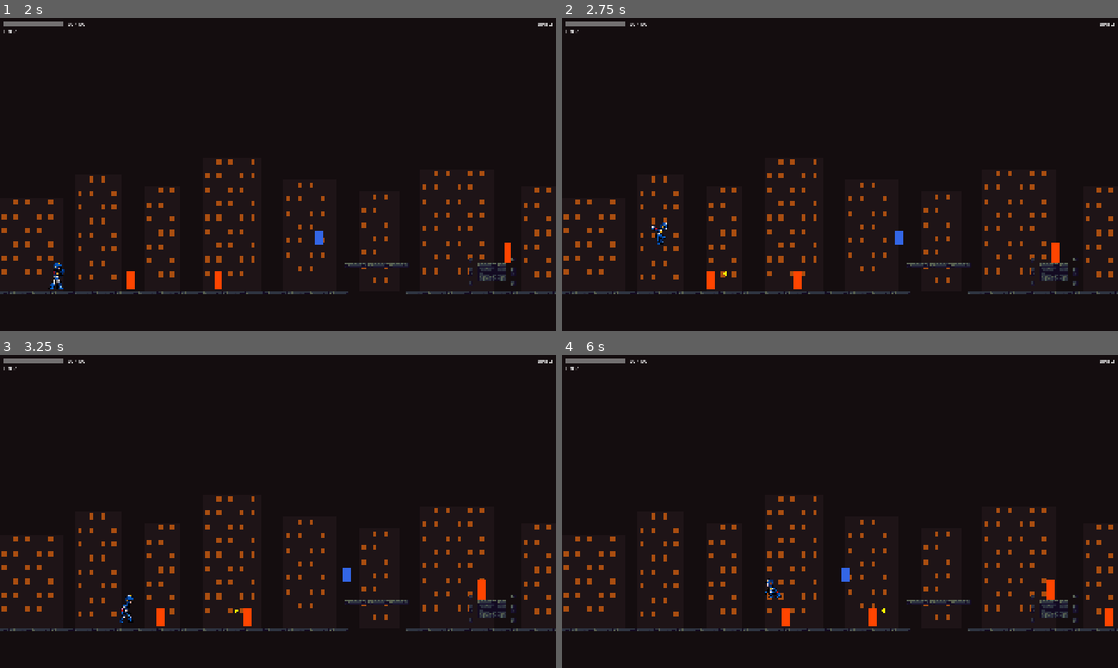
Above: before the commit, frames 1-4 (two rows, left to right).
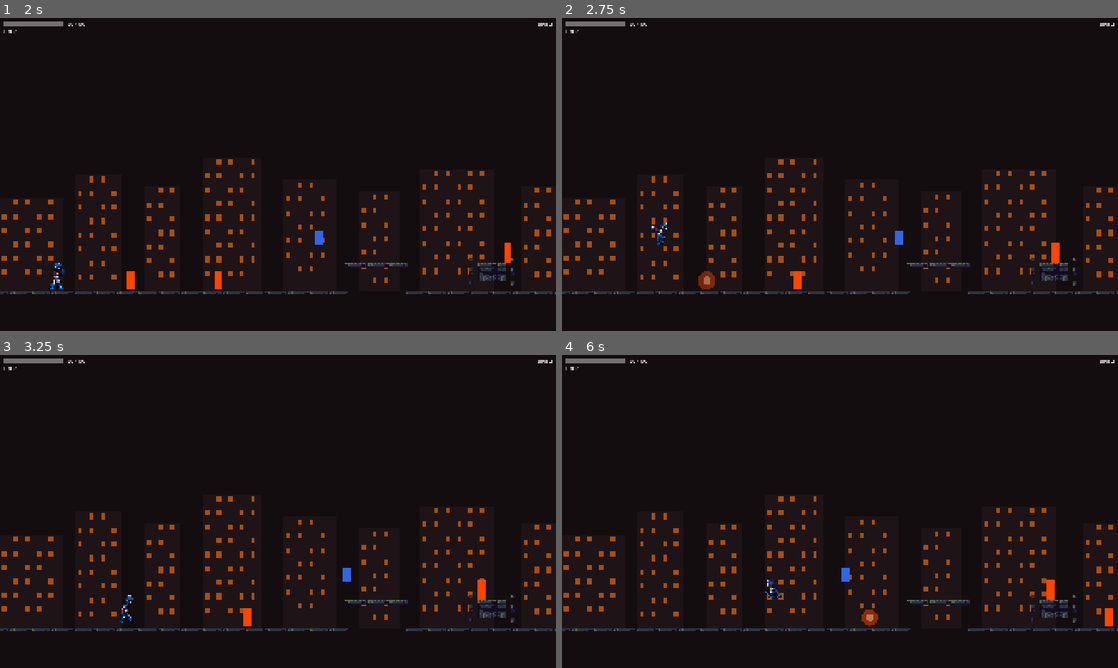
Above: after the commit, the same moments.

Repository: joaoramos00/NullvexGame
Game: Godot game, scene res://ui/title_screen.tscn
The game is run twice, just before and just after one commit, with the same random seed, the same clock (stepped at 60 frames per second) and the same inputs.
Inputs (mouse positions are in pixels of both pictures, inside the frame that each line leads up to):
- Up to frame 1 (2 s): click "New Game" at 0.5 s; click "Zael (Ranged)" at 1.25 s
- Up to frame 2 (2.75 s): move the mouse to (962, 158) at 2.02 s; hold Right (move_right) from 2.03 s (still down); tap Z (attack) at 2.1 s; click (962, 158) at 2.17 s; tap Space (jump) at 2.27 s
- Up to frame 3 (3.25 s): keep holding Right (move_right); move the mouse to (166, 527) at 2.77 s; tap X (dash) at 2.85 s; tap Space (jump) at 3.02 s
- Up to frame 4 (6 s): move the mouse to (895, 442) at 3.52 s; release Right (move_right) at 3.53 s; hold Left (move_left) 3.53-4.28 s; tap Z (attack) at 3.6, 5.1 s; move the mouse to (812, 574) at 4.27 s; hold Right (move_right) 4.28-5.78 s; tap X (dash) at 4.35, 5.85 s; click (812, 574) at 4.42 s; tap Space (jump) at 4.52, 5.27 s; move the mouse to (1006, 558) at 5.02 s; move the mouse to (673, 464) at 5.77 s; hold Left (move_left) from 5.78 s (still down)

Frame 1 is identical in both runs. In frame 2, 0.2% of the frame differs, in the area x 24-30%, y 80-87%; in frame 3, less than 0.1%; in frame 4, 0.2%, in the area x 39-59%, y 80-87%.
Error in both runs: Invalid call. Nonexistent function 'is_action_just_pressed' in base 'InputEventMouseMotion'. (res://ui/pause_menu.gd:11)

Commit message:
fix: dano de tiro nos inimigos + spawn do bullet mais baixo
- enemy take_damage aceita source_id opcional (compatível com bullet que passa 2 args)
- bullet spawn Y de -28 para -12 (nível do torso do inimigo)

Co-Authored-By: Claude Sonnet 4.6 <noreply@anthropic.com>

Diff:
--- a/characters/enemies/enemy_base.gd
+++ b/characters/enemies/enemy_base.gd
@@ -61,7 +61,7 @@
 	if body.has_method("take_damage"):
 		body.take_damage(contact_damage)
 
-func take_damage(amount: int) -> void:
+func take_damage(amount: int, _source: String = "") -> void:
 	if is_dead or _invincible:
 		return
 	current_hp = max(0, current_hp - amount)
--- a/characters/ranged/zael.gd
+++ b/characters/ranged/zael.gd
@@ -18,7 +18,7 @@
 const _FRAME_H := 68
 const _ROW_RIGHT := 0
 
-const _SPAWN_OFFSET := Vector2(60.0, -28.0)
+const _SPAWN_OFFSET := Vector2(60.0, -12.0)
 
 # Absorção: bolinhas partem do círculo externo e espiralam para o centro
 const _CHARGE_SPEED    := 0.6
